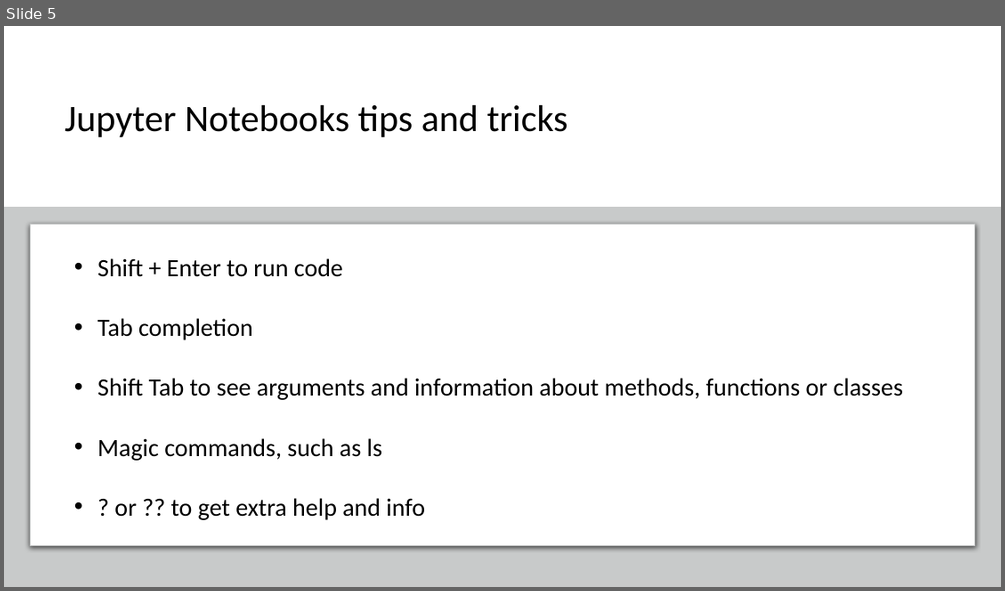
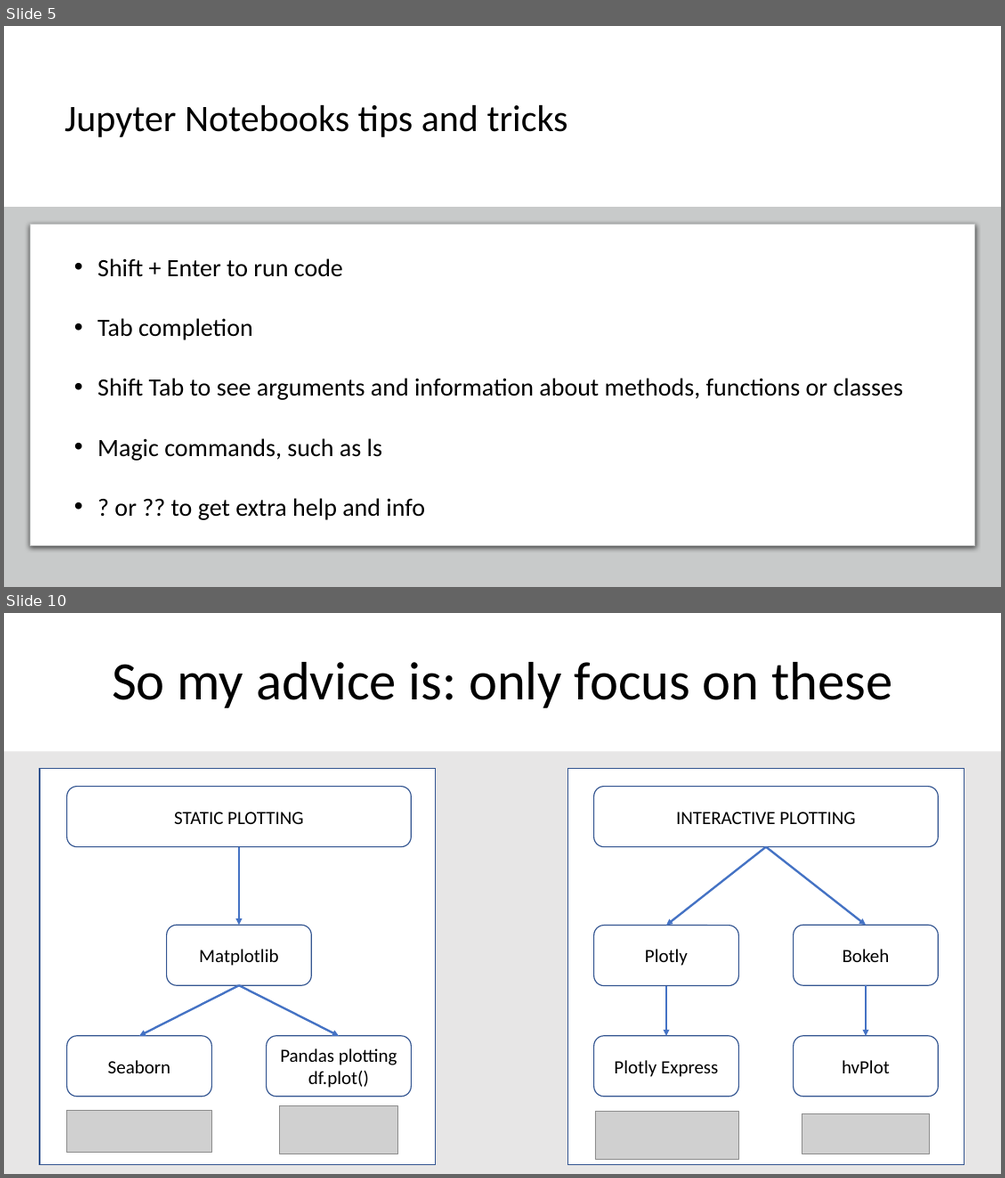
Before and after one commit to SandervandenOord/pandas_training, a slide deck: Pandas_Training_Slides.pptx. Shown one above the other, each under a label of ours: slide 5 before the commit, slides 5 and 10 after it; the slides between them are not shown. The pictures are 1005x591 and 1005x1178 pixels, drawn with LibreOffice and Linux fonts; fonts in the diff are those of the drawing; grey boxes stand for pictures. Boxes give left, top, right and bottom in pixels: in the first picture for what was removed or moved away, otherwise in the second. Text is boxed around its words. In the diff, an @@ line names an element or a change of style, - is before the commit and + after.

Commit message:
slides on plotting and groupby

```diff
--- a/Pandas_Training_Slides.pptx
+++ b/Pandas_Training_Slides.pptx
@@ slide 10 added at bbox=[4, 613, 1001, 1174], background #E7E6E6 @@
@@ title added at bbox=[4, 613, 1001, 751], fill #FFFFFF, 52 pt, text #000000 @@
+So my advice is: only focus on these
@@ rectangle added at bbox=[40, 769, 436, 1164], fill #FFFFFF, outline #325491 1 pt @@
@@ rectangle added at bbox=[568, 769, 963, 1164], fill #FFFFFF, outline #325491 1 pt @@
@@ rounded rectangle added at bbox=[67, 787, 411, 847], fill #FFFFFF, outline #325491 1 pt, 18 pt, text #000000 @@
+STATIC PLOTTING
@@ rounded rectangle added at bbox=[594, 787, 938, 847], fill #FFFFFF, outline #325491 1 pt, 18 pt, text #000000 @@
+INTERACTIVE PLOTTING
@@ arrow added from (239, 847) to (239, 925), #4472C4 2 pt @@
@@ arrow added from (766, 847) to (666, 925), #4472C4 2 pt @@
@@ arrow added from (766, 847) to (866, 925), #4472C4 2 pt @@
@@ rounded rectangle added at bbox=[166, 925, 311, 985], fill #FFFFFF, outline #325491 1 pt, 18 pt, text #000000 @@
+Matplotlib
@@ rounded rectangle added at bbox=[594, 925, 739, 985], fill #FFFFFF, outline #325491 1 pt, 18 pt, text #000000 @@
+Plotly
@@ rounded rectangle added at bbox=[793, 925, 938, 985], fill #FFFFFF, outline #325491 1 pt, 18 pt, text #000000 @@
+Bokeh
@@ arrow added from (239, 985) to (139, 1036), #4472C4 2 pt @@
@@ arrow added from (239, 985) to (339, 1036), #4472C4 2 pt @@
@@ arrow added from (666, 985) to (666, 1036), #4472C4 2 pt @@
@@ arrow added from (866, 985) to (866, 1036), #4472C4 2 pt @@
@@ rounded rectangle added at bbox=[67, 1036, 212, 1096], fill #FFFFFF, outline #325491 1 pt, 18 pt, text #000000 @@
+Seaborn
@@ rounded rectangle added at bbox=[267, 1036, 412, 1096], fill #FFFFFF, outline #325491 1 pt, 18 pt, text #000000 @@
+Pandas plotting
+df.plot()
@@ rounded rectangle added at bbox=[594, 1036, 739, 1096], fill #FFFFFF, outline #325491 1 pt, 18 pt, text #000000 @@
+Plotly Express
@@ rounded rectangle added at bbox=[793, 1036, 938, 1096], fill #FFFFFF, outline #325491 1 pt, 18 pt, text #000000 @@
+hvPlot
@@ picture added at bbox=[67, 1111, 212, 1151] @@
@@ picture added at bbox=[280, 1106, 398, 1153] @@
@@ picture added at bbox=[595, 1111, 738, 1159] @@
@@ picture added at bbox=[802, 1114, 930, 1153] @@
```
Also in this commit, not shown: 5 slides changed, 2 other slides added, 1 slide removed.
